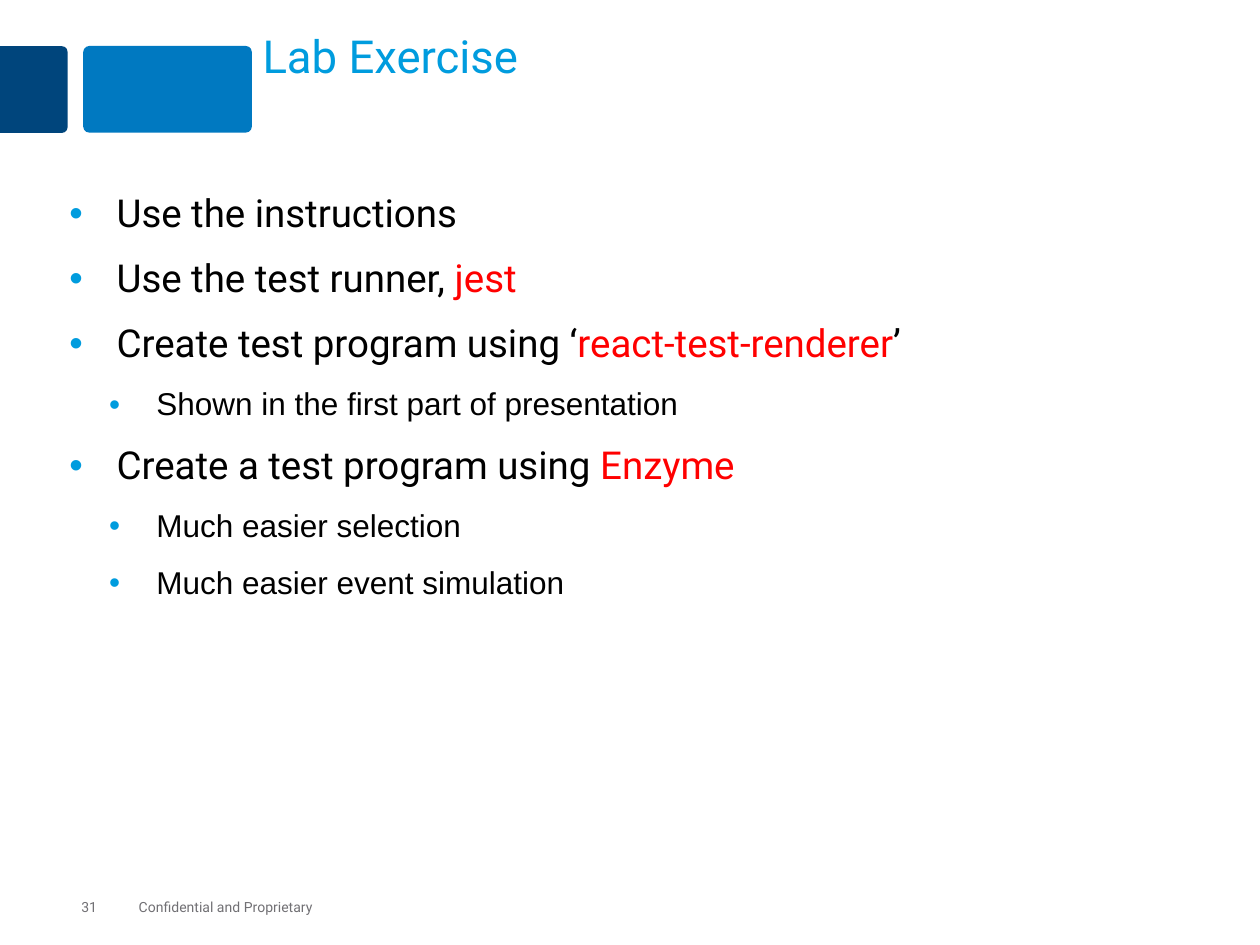
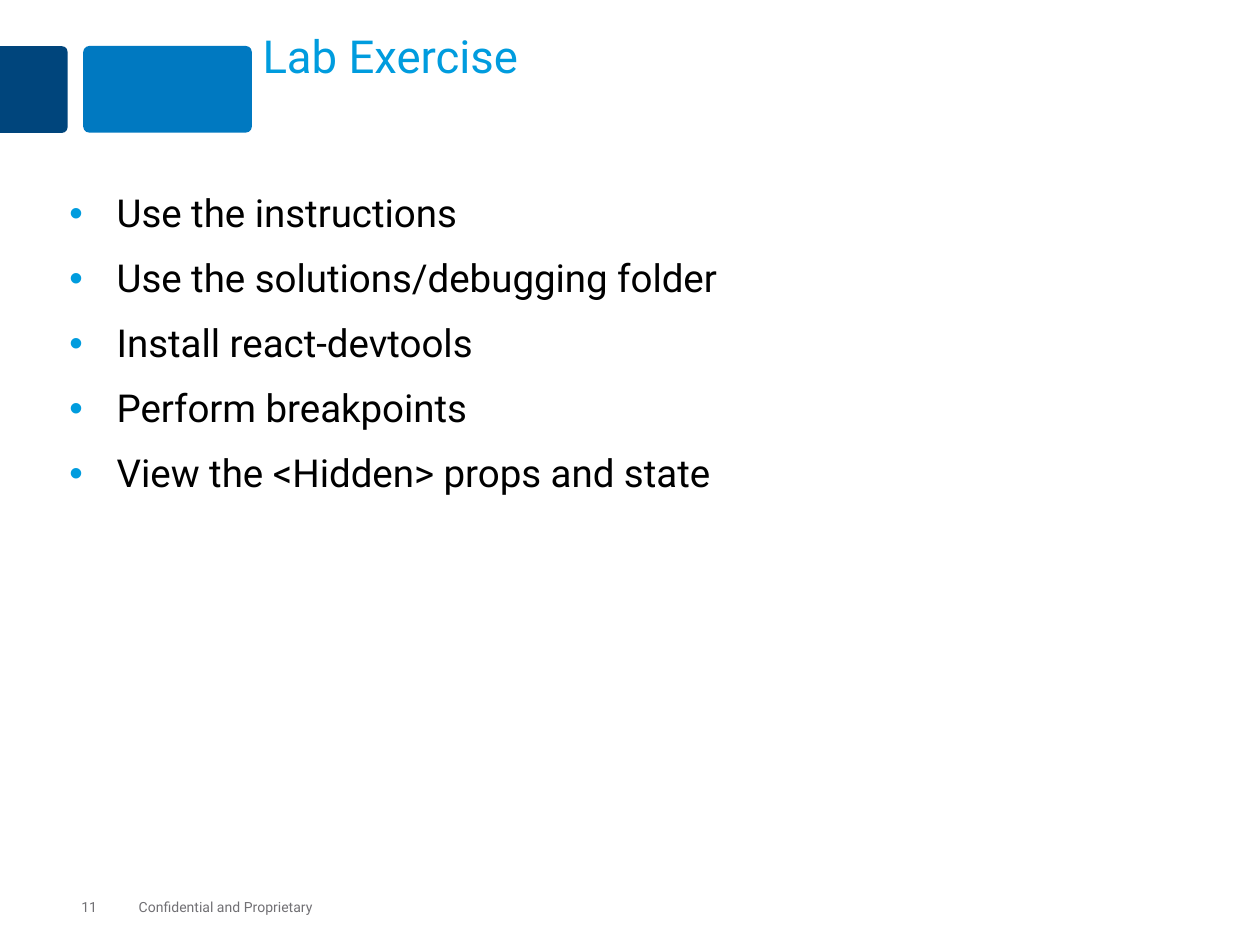
Before and after one commit to MaxMillington/react_practice, a slide deck: slide 11 of lesson-react-60-debugging/react-debugging.pptx (slide 31 before the commit). Drawn at 1260x945 pixels with LibreOffice and Linux fonts; fonts in the diff are those of the drawing. Boxes give left, top, right and bottom in pixels: in the first picture for what was removed or moved away, otherwise in the second. Text is boxed around its words. In the diff, an @@ line names an element or a change of style, - is before the commit and + after.

Commit message:
Added shared state section

```diff
--- a/lesson-react-60-debugging/react-debugging.pptx
+++ b/lesson-react-60-debugging/react-debugging.pptx
@@ text at (117,262,717,495): text changed @@
-• Use the test runner, jest
-• Create test program using ‘react-test-renderer’
-  • Shown in the first part of presentation
-• Create a test program using Enzyme
-  • Much easier selection
-  • Much easier event simulation
+• Use the solutions/debugging folder
+• Install react-devtools
+• Perform breakpoints
+• View the <Hidden> props and state
@@ page number at (81,902,97,912): text changed @@
-31
+11
```
Also in this commit, not shown: 2 other slides changed, 6 slides added, 26 slides removed, 37 other files.
